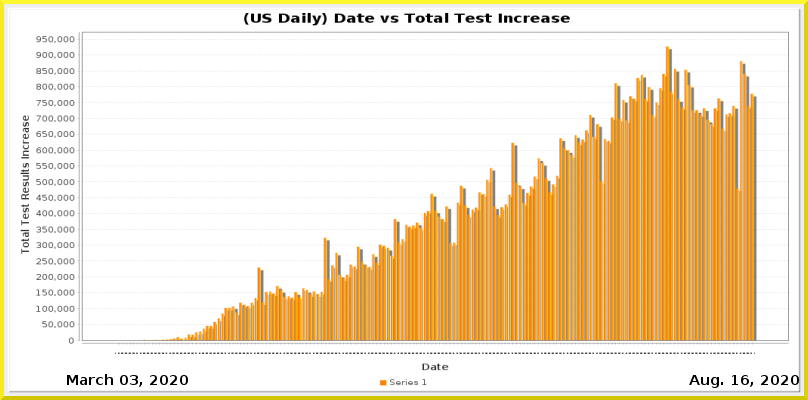
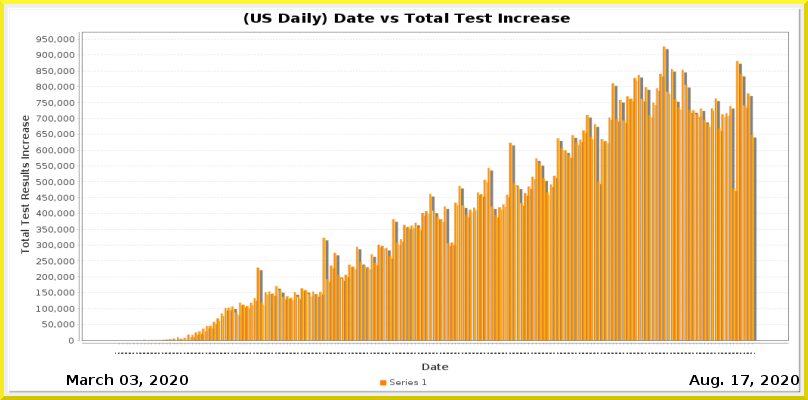
Revision of a layered 808px x 400px image; what changed, layer by layer:
painted on "Current Date" over [left=741, top=375, right=749, bottom=385]
painted on "Date_vs_TestIncrease.png" over [left=129, top=46, right=757, bottom=354]
